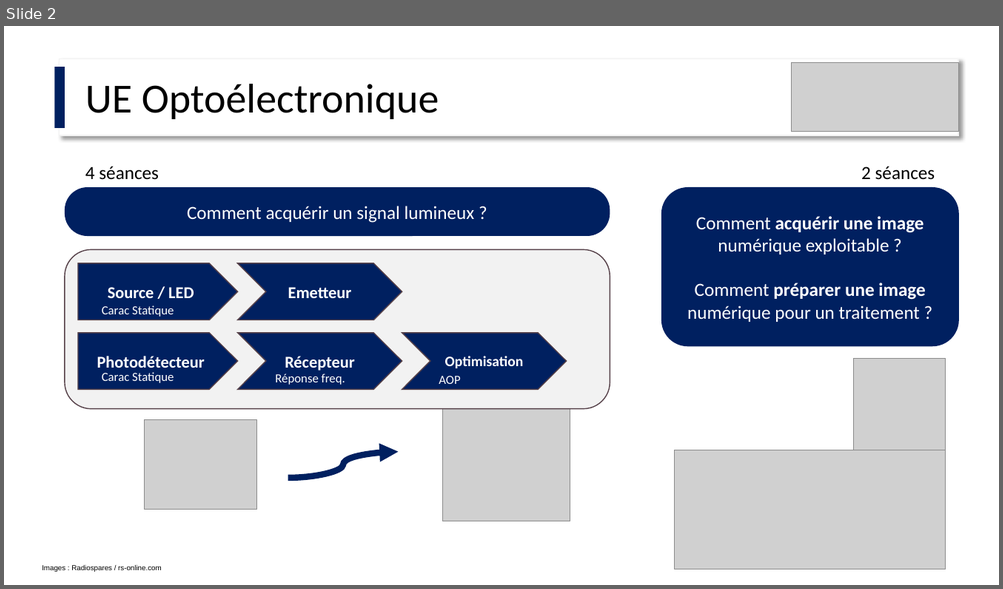
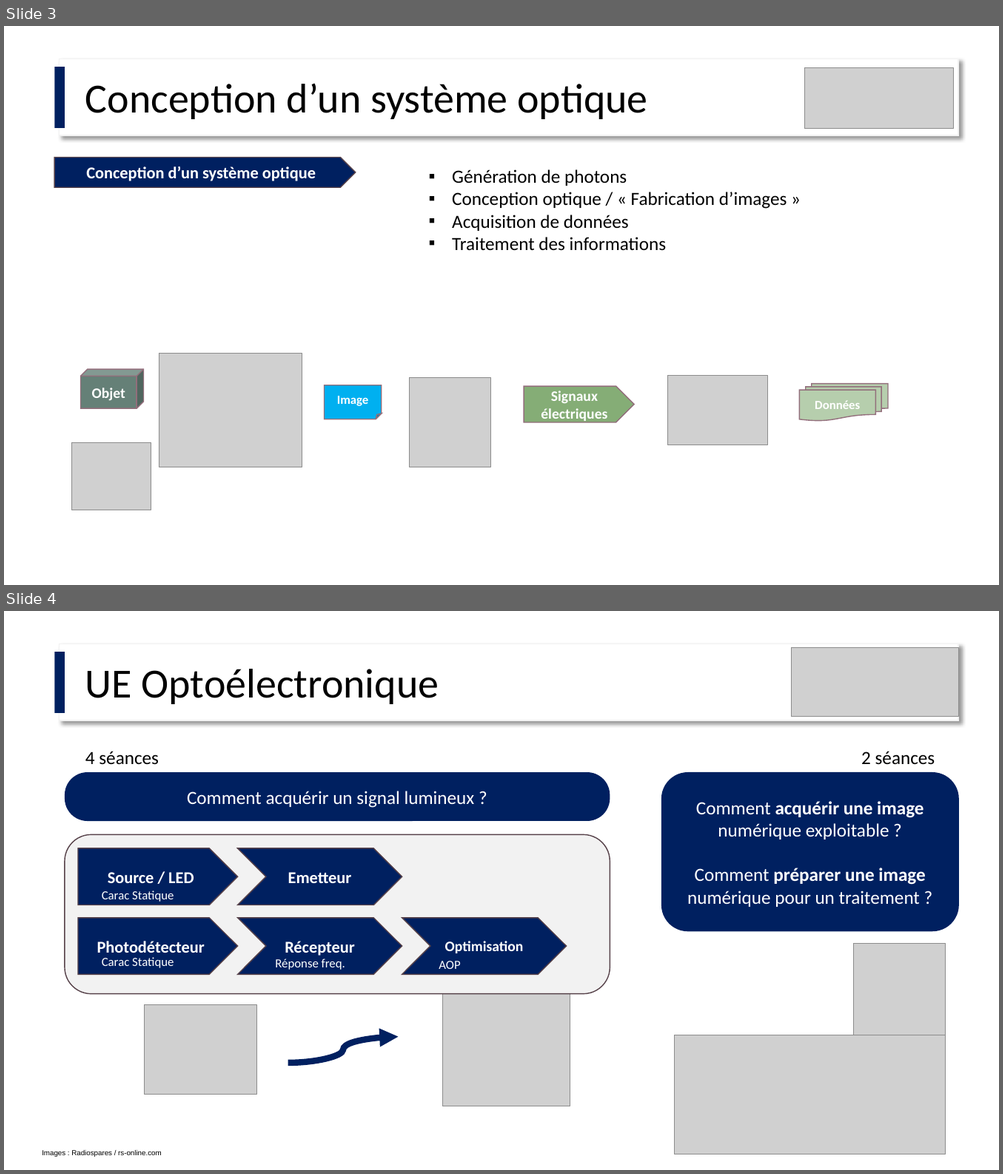
Before and after one commit to IOGS-Digital-Methods/semester-5, a slide deck: OptoElectronique/Cours/S5_Optoelectronique_2026_lite.pptx. Shown one above the other, each under a label of ours: slide 2 before the commit, slides 3 and 4 after it. The pictures are 1003x589 and 1003x1174 pixels, drawn with LibreOffice and Linux fonts; fonts in the diff are those of the drawing; grey boxes stand for pictures. Boxes give left, top, right and bottom in pixels: in the first picture for what was removed or moved away, otherwise in the second. Text is boxed around its words. In the diff, an @@ line names an element or a change of style, - is before the commit and + after.

```diff
--- a/OptoElectronique/Cours/S5_Optoelectronique_2026_lite.pptx
+++ b/OptoElectronique/Cours/S5_Optoelectronique_2026_lite.pptx
@@ slide 3 added at box(4, 26, 999, 585), background #FFFFFF @@
@@ rectangle added at box(55, 67, 65, 128), fill #002060 @@
@@ rectangle added at box(60, 59, 959, 136), fill #FFFFFF, outline #F2F2F2 1 pt @@
@@ picture added at box(805, 67, 954, 129) @@
@@ text added at box(85, 83, 647, 119), 40 pt, text #000000 @@
+Conception d’un système optique
@@ pentagon arrow added at box(55, 157, 356, 187), fill #002060, outline #574249 1 pt, 16 pt, text #FFFFFF, bold @@
+Conception d’un système optique
@@ text added at box(452, 170, 787, 251), 18 pt, text #000000 @@
+▪ Génération de photons
+▪ Conception optique / « Fabrication d’images »
+▪ Acquisition de données
+▪ Traitement des informations
@@ picture added at box(159, 354, 301, 468) @@
@@ cube added at box(81, 369, 144, 409), fill #658077, outline #926F7C 1 pt, 14 pt, text #FFFFFF, bold @@
+Objet
@@ picture added at box(409, 378, 490, 468) @@
@@ picture added at box(667, 376, 767, 446) @@
@@ folded corner added at box(324, 386, 381, 420), fill #00B0F0, outline #926F7C 1 pt, 12 pt, text #FFFFFF, bold @@
+Image
@@ pentagon arrow added at box(524, 386, 634, 423), fill #85AD76, outline #926F7C 1 pt, 14 pt, text #FFFFFF, bold @@
+Signaux électriques
@@ flow chart multidocument added at box(800, 384, 888, 421), fill #B6CEAD, outline #926F7C 1 pt, 12 pt, text #FFFFFF, bold @@
+Données
@@ picture added at box(72, 443, 151, 511) @@
@@ what was slide 2 is now slide 4 @@
```
Also in this commit, not shown: 1 other slide added, 8 other files.
